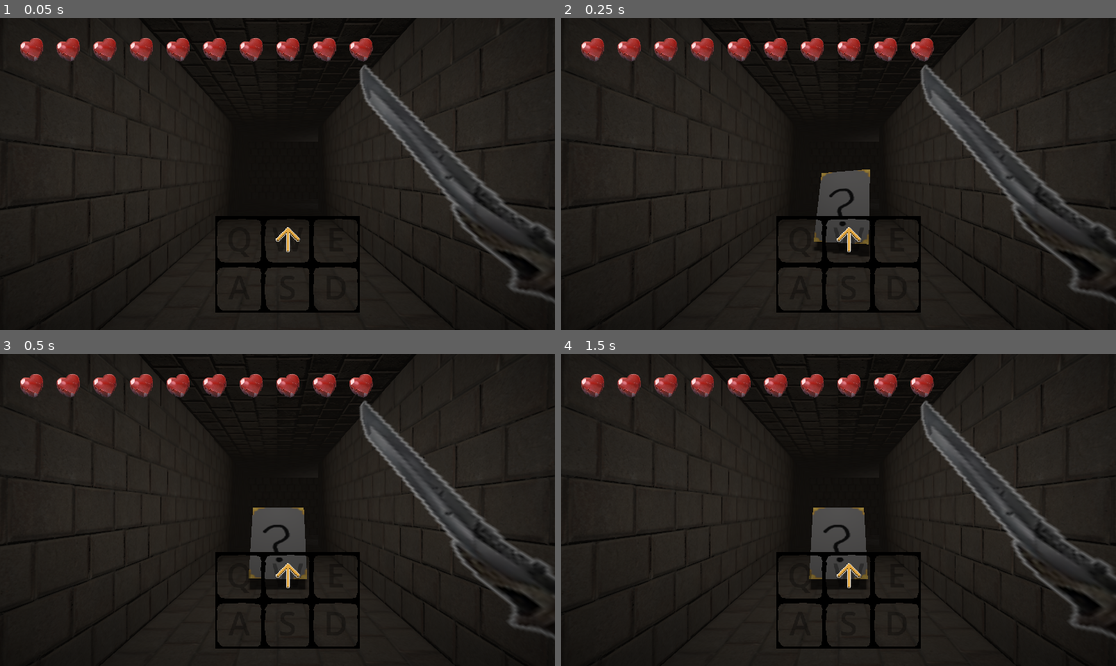
Above: before the commit, frames 1-4 (two rows, left to right).
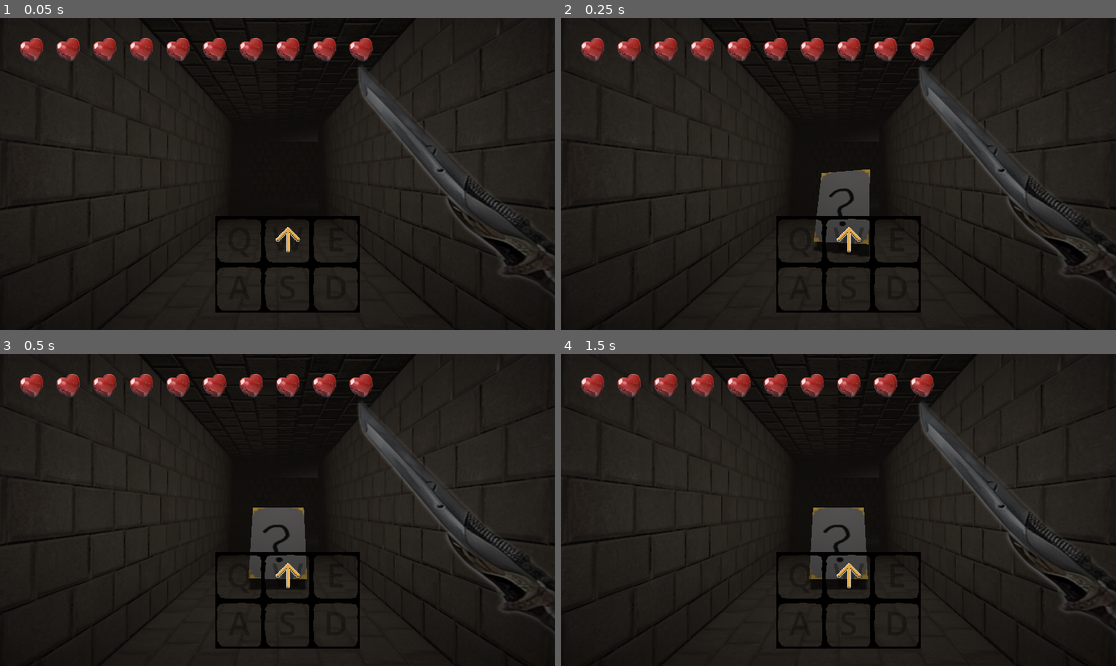
Above: after the commit, the same moments.

Repository: painttist/2023-04-04-Dungeon-Crawler-Jam
Game: Godot game, scene res://scenes/main.tscn
Two runs of this game, one before a commit and one after it. Both use one fixed random seed, a clock stepped at 60 frames per second and the inputs below. This scene is started directly instead of the project's main scene. Sound files missing from this copy of the repository are replaced by a short silence.
Inputs (mouse positions are in pixels of both pictures, inside the frame that each line leads up to):
- Up to frame 1 (0.05 s): no input
- Up to frame 2 (0.25 s): no input
- Up to frame 3 (0.5 s): no input
- Up to frame 4 (1.5 s): drag from (849, 600) to (894, 441) at 0.52 s; tap Enter at 1.25 s; drag from (727, 525) to (849, 600) at 1.27 s

The runs differ from the first frame. In frame 1, 2.0% of the frame differs, in the area x 64-100%, y 14-92%; in frame 2, 2.0%; in frame 3, 2.0%; in frame 4, 2.0%.

Commit message:
Update large sword & drink sfx

Diff:
--- a/scenes/Player.tscn
+++ b/scenes/Player.tscn
@@ -1,7 +1,7 @@
 [gd_scene load_steps=12 format=3 uid="uid://c30gtqlkrth85"]
 
 [ext_resource type="Script" path="res://scripts/Player.gd" id="1_mr61o"]
-[ext_resource type="Texture2D" uid="uid://ccmcnvnnmqyti" path="res://Sprites/large_sword_clean.png" id="2_s0kmh"]
+[ext_resource type="Texture2D" uid="uid://badwt6cg86u83" path="res://Sprites/large_sword_HD.png" id="2_8f508"]
 [ext_resource type="AudioStream" uid="uid://42yp3il8p86a" path="res://Audio/WHOOSH_Air_Very_Fast_RR2_mono.wav" id="3_57fgf"]
 
 [sub_resource type="Environment" id="Environment_wuqtq"]
@@ -205,8 +205,8 @@
 transform = Transform3D(0.431527, 0.147075, -0.44917, -0.14471, 0.620129, 0.0640271, 0.449938, 0.0583906, 0.451383, 0.54348, -0.065041, -0.575877)
 
 [node name="Sprite3D" type="Sprite3D" parent="Sprite3D"]
-transform = Transform3D(-0.455545, 0.890213, 0, -0.890213, -0.455545, 0, 0, 0, 1, 0, 0, 0)
-texture = ExtResource("2_s0kmh")
+transform = Transform3D(-0.15033, 0.29377, 0, -0.29377, -0.15033, 0, 0, 0, 0.33, 0, 0, 0)
+texture = ExtResource("2_8f508")
 
 [node name="AudioListener3D" type="AudioListener3D" parent="."]
 
--- a/scripts/Player.gd
+++ b/scripts/Player.gd
@@ -18,6 +18,7 @@
 var sfx_player_attack = preload("res://Audio/WHOOSH_Air_Very_Fast_RR2_mono.wav")
 var sfx_player_walk = preload("res://Audio/IMPACT_Stone_Deep_mono.wav")
 var sfx_reward = preload("res://Audio/PUZZLE_Success_Xylophone_2_Two_Note_Climb_Bright_Delay_stereo.wav")
+var sfx_potion = preload("res://Audio/drink.mp3")
 
 var is_picking_skills = false
 var inventory: Inventory
@@ -43,6 +44,8 @@
 	return false
 
 func drink_potion():
+	audio.stream = sfx_potion
+	audio.play(0.1)
 	print("player drink potion")
 	health += 1
 	health_changed.emit(health)
Not shown, added: Audio/drink.mp3.import
Binary file added: Sprites/large_sword_HD.png
Not shown, added: Sprites/large_sword_HD.png.import
Not shown, added: Audio/drink.mp3
